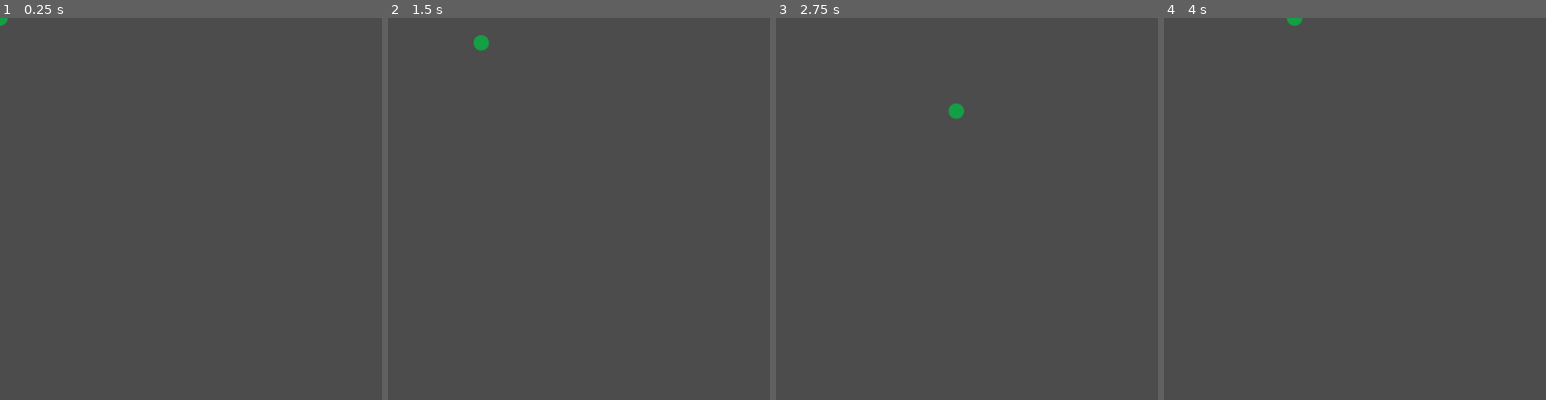
Above: before the commit, frames 1-4 (left to right).
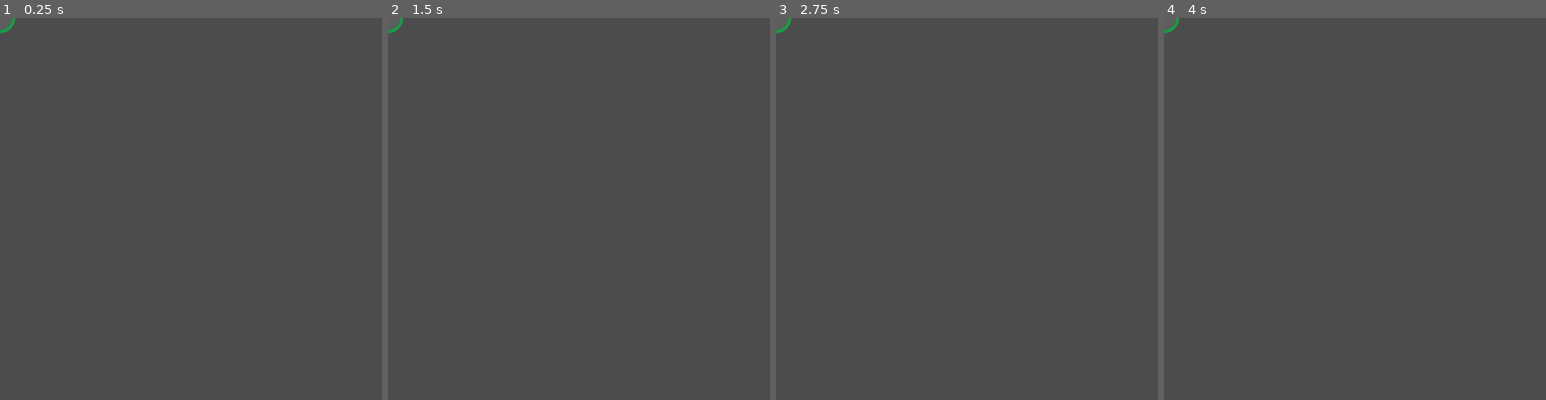
Above: after the commit, the same moments.

Repository: jcornaz/go-godot-jam-2
Game: Godot game, scene res://game/Player.tscn
Two runs of this game, one before a commit and one after it. Both use one fixed random seed, a clock stepped at 60 frames per second and the inputs below.
Inputs:
- Up to frame 1 (0.25 s): no input
- Up to frame 2 (1.5 s): tap Enter at 0.5 s; hold D (move_right, bound only before the commit) 0.53-1.28 s; tap Space at 1.25 s; hold S (move_down, bound only before the commit) from 1.28 s (still down)
- Up to frame 3 (2.75 s): release S (move_down, bound only before the commit) at 2.03 s; hold D (move_right, bound only before the commit) from 2.03 s (still down)
- Up to frame 4 (4 s): release D (move_right, bound only before the commit) at 2.78 s; hold W (move_up, bound only before the commit) 2.78-3.53 s; hold A (move_left, bound only before the commit) from 3.53 s (still down)
The pictures show only the part of the screen within x 0-50%, y 0-50%; the shares and areas given below are measured in that part.
In our replay, the window is 800x468 before the commit and 800x800 after it. These sizes can differ from the game's own. Grey fills any space a smaller window leaves; there, only what the larger window draws over its background counts as a difference.

The runs differ from the first frame. In frame 1, less than 0.1% of the frame differs, in the area x 0-4%, y 0-4%; in frame 2, 0.2%; in frame 3, 0.2%, in the area x 0-50%, y 0-27%; in frame 4, 0.1%.

Commit message:
enable input handling of two players

Diff:
--- a/game/Player.gd
+++ b/game/Player.gd
@@ -1,8 +1,13 @@
 extends KinematicBody2D
 
-const MAX_SPEED = 10000
+export var player_id: int = 2
+const SPEED = 15000
 
 func _physics_process(delta):
-	var velocity = Input.get_vector("move_left", "move_right", "move_up", "move_down")
+	var velocity = Input.get_vector(
+		str("move_left_player", player_id),
+		str("move_right_player", player_id),
+		str("move_up_player", player_id),
+		str("move_down_player", player_id))
 
-	move_and_slide(velocity * delta * MAX_SPEED)
+	move_and_slide(velocity * delta * SPEED)
--- a/game/Player.tscn
+++ b/game/Player.tscn
@@ -4,8 +4,10 @@
 [ext_resource path="res://game/Player.gd" type="Script" id=2]
 
 [sub_resource type="CircleShape2D" id=1]
+radius = 20.025
 
 [sub_resource type="CircleShape2D" id=2]
+radius = 20.0
 
 [node name="Player" type="KinematicBody2D"]
 script = ExtResource( 2 )
@@ -13,9 +15,17 @@
 [node name="CollisionShape" type="CollisionShape2D" parent="."]
 shape = SubResource( 1 )
 
-[node name="CircleTexture" type="Polygon2D" parent="."]
+[node name="RingTexture" type="Polygon2D" parent="."]
 color = Color( 0.0823529, 0.627451, 0.270588, 1 )
 antialiased = true
-polygon = PoolVector2Array( 10, 0, 9.2388, 3.82683, 7.07107, 7.07107, 3.82683, 9.2388, 6.12303e-16, 10, -3.82683, 9.2388, -7.07107, 7.07107, -9.2388, 3.82683, -10, 1.22461e-15, -9.2388, -3.82683, -7.07107, -7.07107, -3.82683, -9.2388, -1.83691e-15, -10, 3.82683, -9.2388, 7.07107, -7.07107, 9.2388, -3.82683, 10, 0 )
+polygon = PoolVector2Array( 20, 0, 18.4776, 7.65367, 14.1421, 14.1421, 7.65367, 18.4776, 1.22461e-15, 20, -7.65367, 18.4776, -14.1421, 14.1421, -18.4776, 7.65367, -20, 2.44921e-15, -18.4776, -7.65367, -14.1421, -14.1421, -7.65367, -18.4776, -3.67382e-15, -20, 7.65367, -18.4776, 14.1421, -14.1421, 18.4776, -7.65367, 20, 0 )
 script = ExtResource( 1 )
 shape = SubResource( 2 )
+
+[node name="CoreTexture" type="Polygon2D" parent="."]
+scale = Vector2( 0.8, 0.8 )
+color = Color( 0.372549, 0.372549, 0.372549, 1 )
+antialiased = true
+polygon = PoolVector2Array( 20, 0, 18.4776, 7.65367, 14.1421, 14.1421, 7.65367, 18.4776, 1.22461e-15, 20, -7.65367, 18.4776, -14.1421, 14.1421, -18.4776, 7.65367, -20, 2.44921e-15, -18.4776, -7.65367, -14.1421, -14.1421, -7.65367, -18.4776, -3.67382e-15, -20, 7.65367, -18.4776, 14.1421, -14.1421, 18.4776, -7.65367, 20, 0 )
+script = ExtResource( 1 )
+shape = SubResource( 2 )
--- a/project.godot
+++ b/project.godot
@@ -24,30 +24,78 @@
 run/main_scene="res://game/Player.tscn"
 config/icon="res://icon.png"
 
+[display]
+
+window/size/height=1024
+window/stretch/mode="2d"
+window/stretch/aspect="keep"
+
 [input]
 
-move_left={
+move_left_player1={
 "deadzone": 0.5,
 "events": [ Object(InputEventKey,"resource_local_to_scene":false,"resource_name":"","device":0,"alt":false,"shift":false,"control":false,"meta":false,"command":false,"pressed":false,"scancode":65,"physical_scancode":0,"unicode":0,"echo":false,"script":null)
 , Object(InputEventJoypadMotion,"resource_local_to_scene":false,"resource_name":"","device":0,"axis":0,"axis_value":-1.0,"script":null)
  ]
 }
-move_right={
+move_right_player1={
 "deadzone": 0.5,
 "events": [ Object(InputEventKey,"resource_local_to_scene":false,"resource_name":"","device":0,"alt":false,"shift":false,"control":false,"meta":false,"command":false,"pressed":false,"scancode":68,"physical_scancode":0,"unicode":0,"echo":false,"script":null)
 , Object(InputEventJoypadMotion,"resource_local_to_scene":false,"resource_name":"","device":0,"axis":0,"axis_value":1.0,"script":null)
  ]
 }
-move_up={
+move_up_player1={
 "deadzone": 0.5,
 "events": [ Object(InputEventKey,"resource_local_to_scene":false,"resource_name":"","device":0,"alt":false,"shift":false,"control":false,"meta":false,"command":false,"pressed":false,"scancode":87,"physical_scancode":0,"unicode":0,"echo":false,"script":null)
 , Object(InputEventJoypadMotion,"resource_local_to_scene":false,"resource_name":"","device":0,"axis":1,"axis_value":-1.0,"script":null)
  ]
 }
-move_down={
+move_down_player1={
 "deadzone": 0.5,
 "events": [ Object(InputEventKey,"resource_local_to_scene":false,"resource_name":"","device":0,"alt":false,"shift":false,"control":false,"meta":false,"command":false,"pressed":false,"scancode":83,"physical_scancode":0,"unicode":0,"echo":false,"script":null)
 , Object(InputEventJoypadMotion,"resource_local_to_scene":false,"resource_name":"","device":0,"axis":1,"axis_value":1.0,"script":null)
+ ]
+}
+move_right_player_1={
+"deadzone": 0.5,
+"events": [ Object(InputEventKey,"resource_local_to_scene":false,"resource_name":"","device":0,"alt":false,"shift":false,"control":false,"meta":false,"command":false,"pressed":false,"scancode":68,"physical_scancode":0,"unicode":0,"echo":false,"script":null)
+, Object(InputEventJoypadMotion,"resource_local_to_scene":false,"resource_name":"","device":0,"axis":0,"axis_value":1.0,"script":null)
+ ]
+}
+move_up_player_1={
+"deadzone": 0.5,
+"events": [ Object(InputEventKey,"resource_local_to_scene":false,"resource_name":"","device":0,"alt":false,"shift":false,"control":false,"meta":false,"command":false,"pressed":false,"scancode":87,"physical_scancode":0,"unicode":0,"echo":false,"script":null)
+, Object(InputEventJoypadMotion,"resource_local_to_scene":false,"resource_name":"","device":0,"axis":1,"axis_value":-1.0,"script":null)
+ ]
+}
+move_down_player_1={
+"deadzone": 0.5,
+"events": [ Object(InputEventKey,"resource_local_to_scene":false,"resource_name":"","device":0,"alt":false,"shift":false,"control":false,"meta":false,"command":false,"pressed":false,"scancode":83,"physical_scancode":0,"unicode":0,"echo":false,"script":null)
+, Object(InputEventJoypadMotion,"resource_local_to_scene":false,"resource_name":"","device":0,"axis":1,"axis_value":1.0,"script":null)
+ ]
+}
+move_left_player2={
+"deadzone": 0.5,
+"events": [ Object(InputEventKey,"resource_local_to_scene":false,"resource_name":"","device":0,"alt":false,"shift":false,"control":false,"meta":false,"command":false,"pressed":false,"scancode":16777231,"physical_scancode":0,"unicode":0,"echo":false,"script":null)
+, Object(InputEventJoypadMotion,"resource_local_to_scene":false,"resource_name":"","device":1,"axis":0,"axis_value":-1.0,"script":null)
+ ]
+}
+move_up_player2={
+"deadzone": 0.5,
+"events": [ Object(InputEventKey,"resource_local_to_scene":false,"resource_name":"","device":0,"alt":false,"shift":false,"control":false,"meta":false,"command":false,"pressed":false,"scancode":16777232,"physical_scancode":0,"unicode":0,"echo":false,"script":null)
+, Object(InputEventJoypadMotion,"resource_local_to_scene":false,"resource_name":"","device":1,"axis":1,"axis_value":-1.0,"script":null)
+ ]
+}
+move_right_player2={
+"deadzone": 0.5,
+"events": [ Object(InputEventKey,"resource_local_to_scene":false,"resource_name":"","device":0,"alt":false,"shift":false,"control":false,"meta":false,"command":false,"pressed":false,"scancode":16777233,"physical_scancode":0,"unicode":0,"echo":false,"script":null)
+, Object(InputEventJoypadMotion,"resource_local_to_scene":false,"resource_name":"","device":1,"axis":0,"axis_value":1.0,"script":null)
+ ]
+}
+move_down_player2={
+"deadzone": 0.5,
+"events": [ Object(InputEventKey,"resource_local_to_scene":false,"resource_name":"","device":0,"alt":false,"shift":false,"control":false,"meta":false,"command":false,"pressed":false,"scancode":16777234,"physical_scancode":0,"unicode":0,"echo":false,"script":null)
+, Object(InputEventJoypadMotion,"resource_local_to_scene":false,"resource_name":"","device":1,"axis":1,"axis_value":1.0,"script":null)
  ]
 }
 
